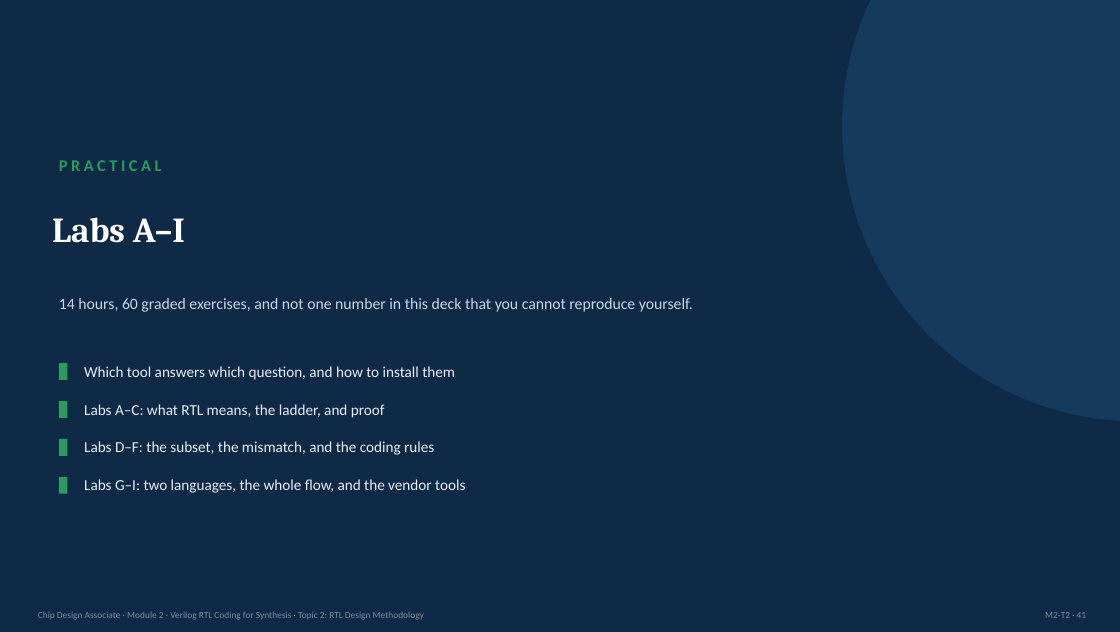
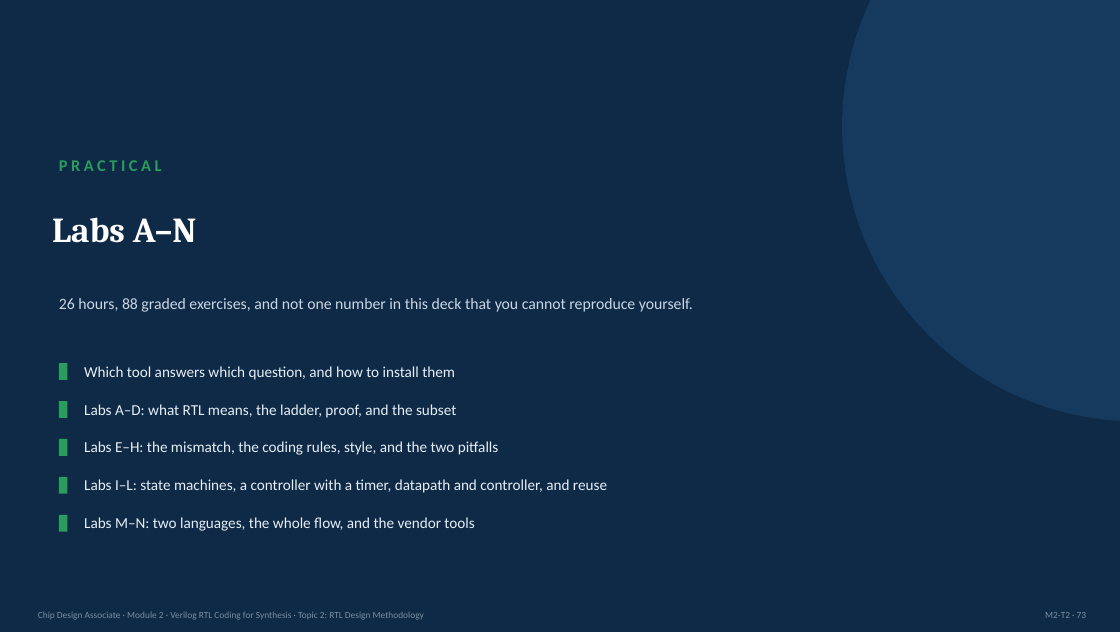
Before and after one commit to ripunjayiisc/ChipDesignContent, a slide deck: slide 73 of ChipDesignAssociate/Module2/Module2_Topic2_RTLDesignMethodology.pptx (slide 41 before the commit). Drawn at 1120x632 pixels with LibreOffice and Linux fonts; fonts in the diff are those of the drawing. Boxes give left, top, right and bottom in pixels: in the first picture for what was removed or moved away, otherwise in the second. Text is boxed around its words. In the diff, an @@ line names an element or a change of style, - is before the commit and + after.

```diff
--- a/ChipDesignAssociate/Module2/Module2_Topic2_RTLDesignMethodology.pptx
+++ b/ChipDesignAssociate/Module2/Module2_Topic2_RTLDesignMethodology.pptx
@@ text at [52, 217, 197, 243]: text changed @@
-Labs A–I
+Labs A–N
@@ text at [59, 298, 693, 312]: text changed @@
-14 hours, 60 graded exercises, and not one number in this deck that you cannot reproduce yourself.
+26 hours, 88 graded exercises, and not one number in this deck that you cannot reproduce yourself.
@@ text at [84, 404, 456, 418]: text changed @@
-Labs A–C: what RTL means, the ladder, and proof
+Labs A–D: what RTL means, the ladder, proof, and the subset
@@ text at [84, 441, 499, 455]: text changed @@
-Labs D–F: the subset, the mismatch, and the coding rules
+Labs E–H: the mismatch, the coding rules, style, and the two pitfalls
@@ text at [84, 479, 607, 493]: text changed @@
-Labs G–I: two languages, the whole flow, and the vendor tools
+Labs I–L: state machines, a controller with a timer, datapath and controller, and reuse
@@ rectangle added at [59, 515, 67, 531], fill #2A9D5C @@
@@ text added at [84, 517, 474, 531], 13 pt, text #E7EEF5 @@
+Labs M–N: two languages, the whole flow, and the vendor tools
```
Also in this commit, not shown: 48 other slides changed, 35 slides added, 7 other files.
